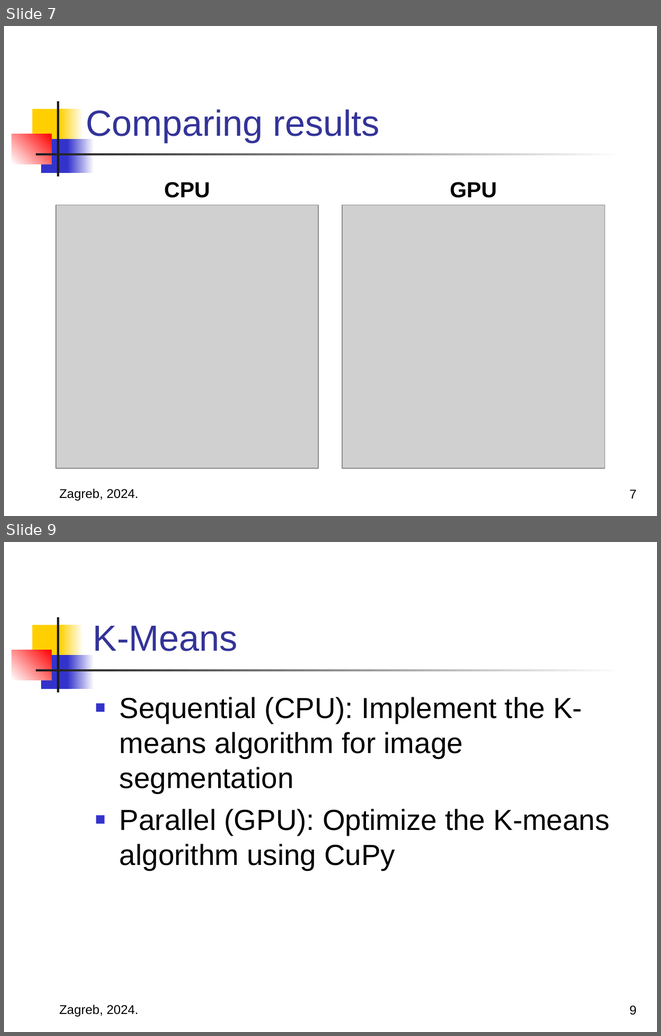
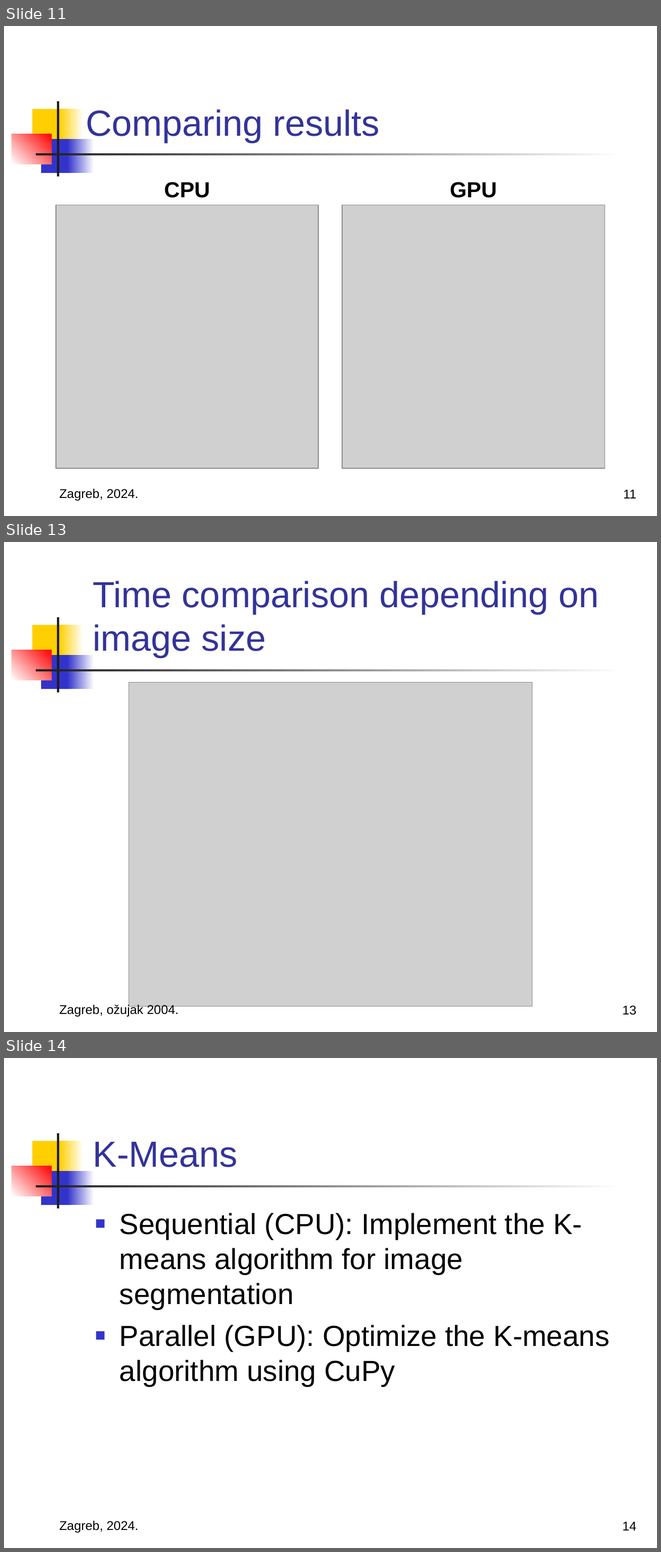
Before and after one commit to MarkoHaralovic/parallel-img-proc, a slide deck: prezentacija.ppt. Shown one above the other, each under a label of ours: slides 7 and 9 before the commit, slides 11, 13 and 14 after it; the slides between them are not shown. The pictures are 661x1036 and 661x1552 pixels, drawn with LibreOffice and Linux fonts; fonts in the diff are those of the drawing; grey boxes stand for pictures. Boxes give left, top, right and bottom in pixels: in the first picture for what was removed or moved away, otherwise in the second. Text is boxed around its words. In the diff, an @@ line names an element or a change of style, - is before the commit and + after.

```diff
--- a/prezentacija.ppt
+++ b/prezentacija.ppt
@@ slide 13 added at [4, 542, 657, 1032], background #FFFFFF; not listed: 7 template elements that a slide beside it also shows @@
@@ title added at [93, 581, 599, 658], 40 pt, text #333399 @@
+Time comparison depending on image size
@@ picture added at [129, 682, 532, 1006] @@
@@ text added at [59, 1004, 179, 1016], 14 pt, text #000000 @@
+Zagreb, ožujak 2004.
@@ page number added at [623, 1005, 637, 1015], 14 pt, text #000000 @@
+13
@@ what was slide 7 is now slide 11 @@
@@ page number at [623, 489, 636, 498]: text changed @@
-7
+11
@@ what was slide 9 is now slide 14 @@
@@ page number at [623, 1521, 637, 1530]: text changed @@
-9
+14
```
Also in this commit, not shown: 2 slides changed, 4 other slides added.
